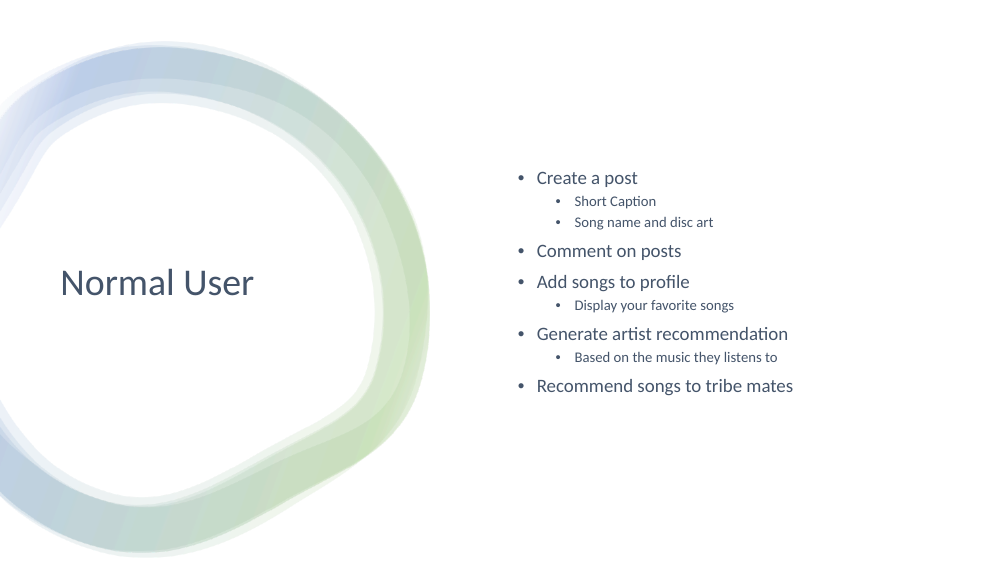
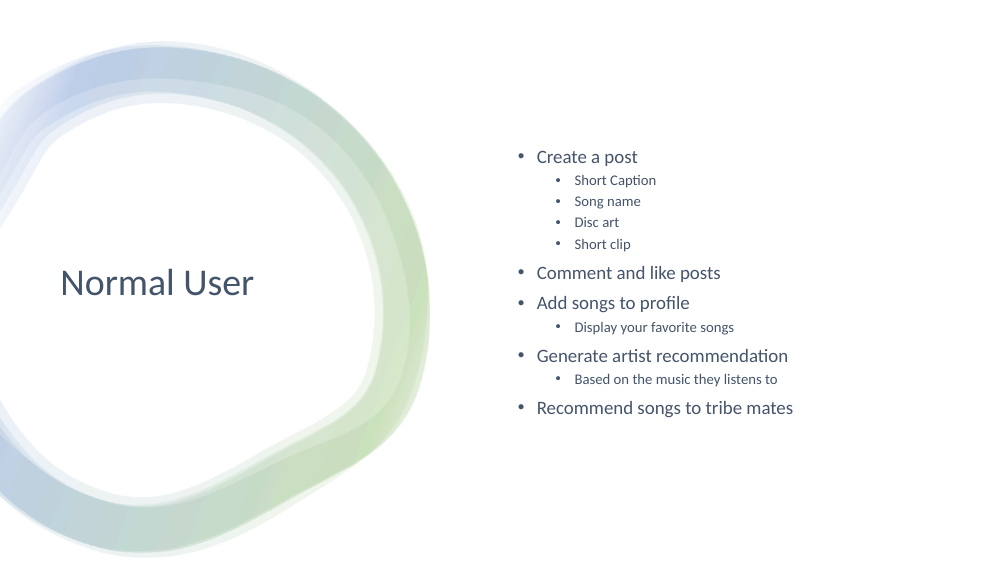
Before and after one commit to etgalang/TuneTribe, a slide deck: slide 5 of TuneTribe.pptx. Drawn at 1008x567 pixels with LibreOffice and Linux fonts; fonts in the diff are those of the drawing. Boxes give left, top, right and bottom in pixels: in the first picture for what was removed or moved away, otherwise in the second. Text is boxed around its words. In the diff, an @@ line names an element or a change of style, - is before the commit and + after.

```diff
--- a/TuneTribe.pptx
+++ b/TuneTribe.pptx
@@ text at (537, 196, 721, 282): text changed @@
-  • Song name and disc art
-• Comment on posts
+  • Song name
+  • Disc art
+  • Short clip
+• Comment and like posts
```
Also in this commit, not shown: 3 other files.
